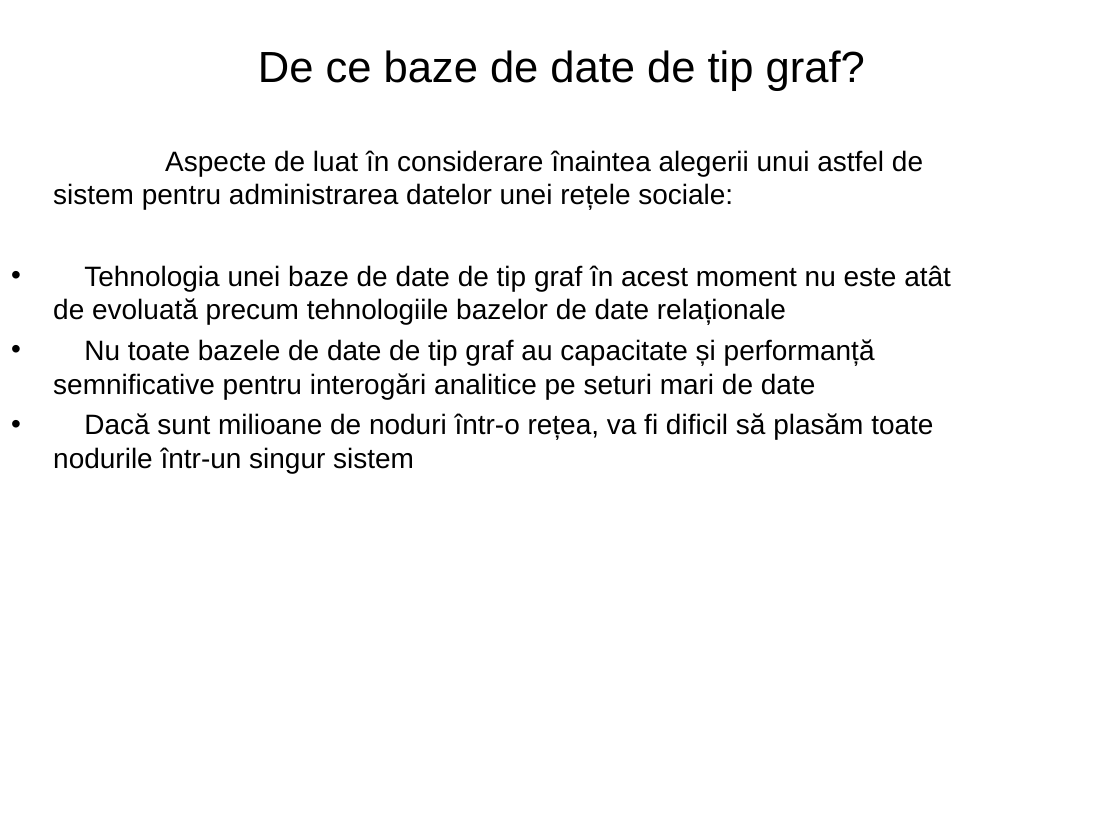
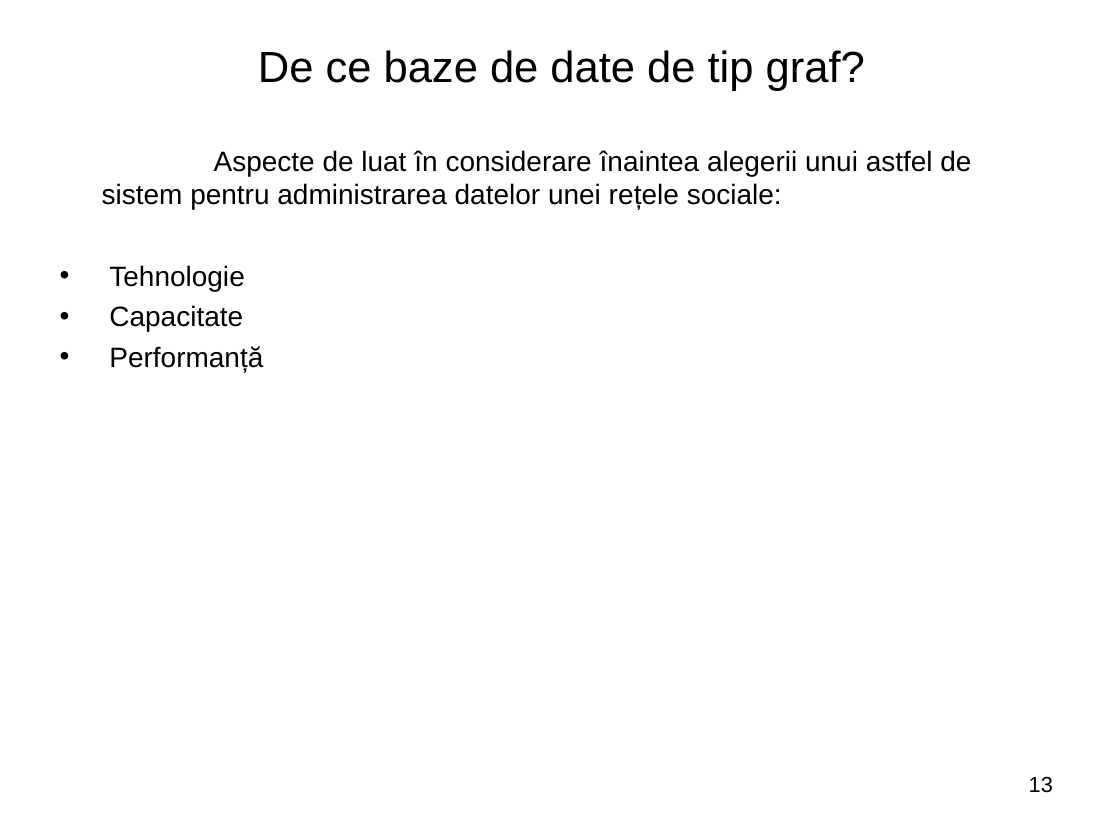
Before and after one commit to mariusolaru/Licenta, a slide deck: slide 13 of Licenta2018OlaruMariusGeorge/Prezentare.ppt. Drawn at 1120x840 pixels with LibreOffice and Linux fonts; fonts in the diff are those of the drawing; background and template pictures are left out. Boxes give left, top, right and bottom in pixels: in the first picture for what was removed or moved away, otherwise in the second. Text is boxed around its words. In the diff, an @@ line names an element or a change of style, - is before the commit and + after.

```diff
--- a/Licenta2018OlaruMariusGeorge/Prezentare.ppt
+++ b/Licenta2018OlaruMariusGeorge/Prezentare.ppt
@@ text "Aspecte de luat în considerare ...": place and size @@
-text "Aspecte de luat în considerare ..." at (53,150,951,473)
+text "Aspecte de luat în considerare ..." at (102,150,971,372)
@@ text at (109,265,263,372): text changed @@
-• Tehnologia unei baze de date de tip graf în acest moment nu este atât de evoluată precum tehnologiile bazelor de date relaționale
-• Nu toate bazele de date de tip graf au capacitate și performanță semnificative pentru interogări analitice pe seturi mari de date
-• Dacă sunt milioane de noduri într-o rețea, va fi dificil să plasăm toate nodurile într-un singur sistem
+• Tehnologie
+• Capacitate
+• Performanță
@@ page number added at (1029,776,1053,793), 14 pt, text #000000 @@
+13
```
Also in this commit, not shown: 11 other slides changed, 3 slides added, 3 slides removed.
